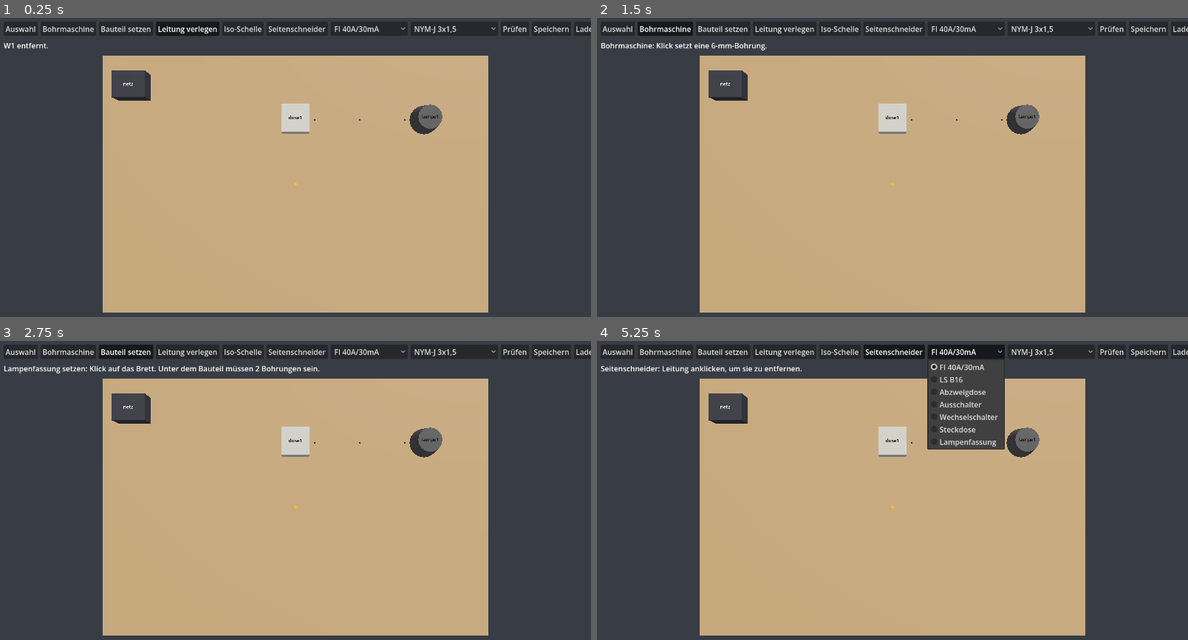
Above: before the commit, frames 1-4 (two rows, left to right).
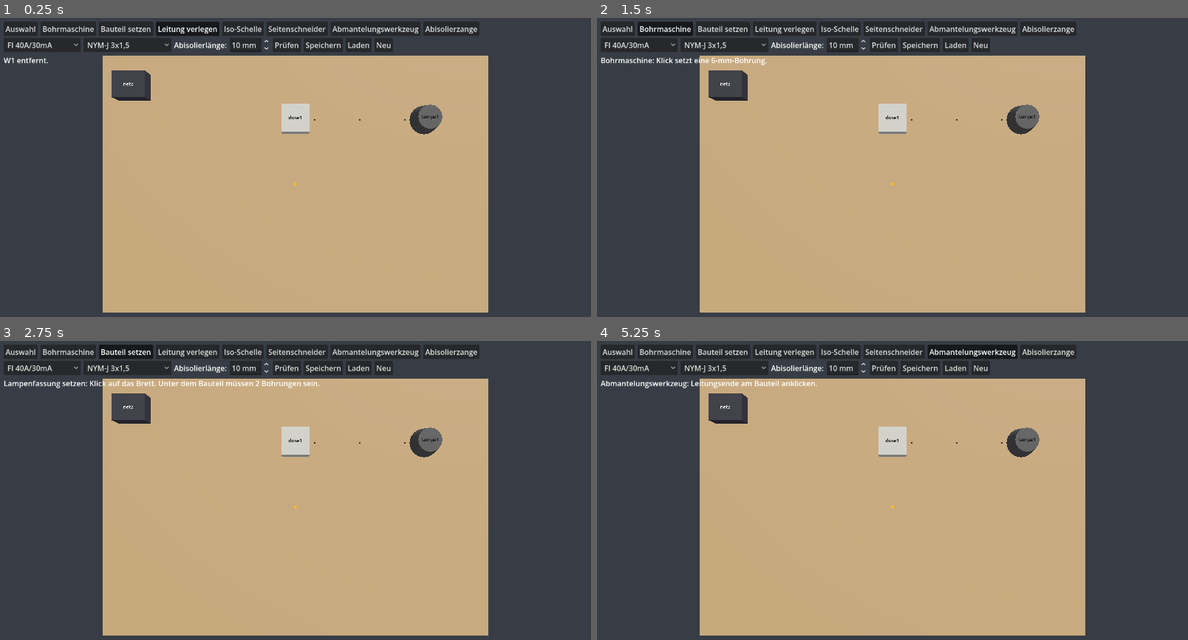
Above: after the commit, the same moments.

Repository: Colckey/ESLS
Game: Godot game, scene res://montage_test.tscn
Same seed, same stepped clock (60 frames per second), same inputs: the game is played once before the commit and once after it. This scene is started directly instead of the project's main scene.
Inputs (mouse positions are in pixels of both pictures, inside the frame that each line leads up to):
- Up to frame 1 (0.25 s): no input
- Up to frame 2 (1.5 s): click "Auswahl" at 0.5 s; click "Bohrmaschine" at 1.25 s
- Up to frame 3 (2.75 s): click "Bauteil setzen" at 2 s
- Up to frame 4 (5.25 s): click "Leitung verlegen" at 2.75 s; click "Iso-Schelle" at 3.5 s; click "Seitenschneider" at 4.25 s; click (975, 352) at 5 s, where only the run after the commit has a clickable "Abmantelungswerkzeug"

The runs differ from the first frame. In frame 1, 3.6% of the frame differs, in the area x 0-100%, y 1-16%; in frame 2, 3.8%; in frame 3, 4.1%; in frame 4, 7.0%, in the area x 0-100%, y 1-37%.

Commit message:
Abmantelungswerkzeug und Abisolierzange mit Längenwahl, Adern in Normfarben
Co-Authored-By: Claude Opus 5.5 <noreply@anthropic.com>
Claude-Session: https://claude.ai/code/session_01GUEmMBpocd23P5XHhup1sw

Diff:
--- a/scripts/montage/montage.gd
+++ b/scripts/montage/montage.gd
@@ -11,7 +11,13 @@
 const RASTER := 0.01          # 1 cm Fangraster
 const BOHR_FANG := 0.015      # Schelle/Geraet sucht Bohrung im Umkreis von 1,5 cm
 
-enum Werkzeug { AUSWAHL, BOHRER, BAUTEIL, LEITUNG, SCHELLE, SEITENSCHNEIDER }
+enum Werkzeug { AUSWAHL, BOHRER, BAUTEIL, LEITUNG, SCHELLE, SEITENSCHNEIDER, ABMANTELN, ABISOLIEREN }
+
+## Aderfarben fuer die Darstellung
+const ADERFARBE := {
+	"bn": Color(0.45, 0.25, 0.1), "bu": Color(0.1, 0.35, 0.85), "gnye": Color(0.55, 0.8, 0.1),
+	"bk": Color(0.08, 0.08, 0.08), "gy": Color(0.55, 0.55, 0.55),
+}
 
 ## Groesse (Breite, Hoehe, Tiefe in m), Farbe und Anzeigename je Geraetetyp
 const BAUTEILE := {
@@ -32,6 +38,7 @@
 var bauteil_typ := "fi"
 var leitung_typ := "NYM-J 3x1,5"
 var ausgewaehlt := ""
+var abisolier_mm := 10.0
 
 # Leitung, die gerade verlegt wird
 var verlege_start := ""
@@ -142,13 +149,19 @@
 func _ui() -> void:
 	var layer := CanvasLayer.new()
 	add_child(layer)
+	var zeilen := VBoxContainer.new()
+	zeilen.position = Vector2(8, 8)
+	layer.add_child(zeilen)
 	var leiste := HBoxContainer.new()
-	leiste.position = Vector2(8, 8)
 	leiste.add_theme_constant_override("separation", 6)
-	layer.add_child(leiste)
+	zeilen.add_child(leiste)
+	var leiste2 := HBoxContainer.new()
+	leiste2.add_theme_constant_override("separation", 6)
+	zeilen.add_child(leiste2)
 
 	for w in [[Werkzeug.AUSWAHL, "Auswahl"], [Werkzeug.BOHRER, "Bohrmaschine"], [Werkzeug.BAUTEIL, "Bauteil setzen"],
-			[Werkzeug.LEITUNG, "Leitung verlegen"], [Werkzeug.SCHELLE, "Iso-Schelle"], [Werkzeug.SEITENSCHNEIDER, "Seitenschneider"]]:
+			[Werkzeug.LEITUNG, "Leitung verlegen"], [Werkzeug.SCHELLE, "Iso-Schelle"], [Werkzeug.SEITENSCHNEIDER, "Seitenschneider"],
+			[Werkzeug.ABMANTELN, "Abmantelungswerkzeug"], [Werkzeug.ABISOLIEREN, "Abisolierzange"]]:
 		var b := Button.new()
 		b.text = w[1]
 		b.toggle_mode = true
@@ -162,7 +175,7 @@
 	bt.item_selected.connect(func(i: int) -> void:
 		bauteil_typ = SETZBAR[i]
 		_werkzeug_waehlen(Werkzeug.BAUTEIL))
-	leiste.add_child(bt)
+	leiste2.add_child(bt)
 
 	var lt := OptionButton.new()
 	var namen: Array = Circuit.LEITUNGEN.keys()
@@ -171,21 +184,33 @@
 	lt.item_selected.connect(func(i: int) -> void:
 		leitung_typ = namen[i]
 		_werkzeug_waehlen(Werkzeug.LEITUNG))
-	leiste.add_child(lt)
+	leiste2.add_child(lt)
+
+	var lbl_mm := Label.new()
+	lbl_mm.text = "Abisolierlänge:"
+	leiste2.add_child(lbl_mm)
+	var mm := SpinBox.new()
+	mm.min_value = 2
+	mm.max_value = 30
+	mm.step = 1
+	mm.value = abisolier_mm
+	mm.suffix = "mm"
+	mm.value_changed.connect(func(v: float) -> void: abisolier_mm = v)
+	leiste2.add_child(mm)
 
 	for a in [["Prüfen", _pruefen], ["Speichern", _speichern_dialog], ["Laden", _laden_dialog], ["Neu", _neues_projekt]]:
 		var b := Button.new()
 		b.text = a[0]
 		b.pressed.connect(a[1])
-		leiste.add_child(b)
+		leiste2.add_child(b)
 
 	status = Label.new()
-	status.position = Vector2(8, 48)
+	status.position = Vector2(8, 80)
 	status.add_theme_color_override("font_color", Color.WHITE)
 	layer.add_child(status)
 
 	ergebnis = RichTextLabel.new()
-	ergebnis.position = Vector2(8, 80)
+	ergebnis.position = Vector2(8, 108)
 	ergebnis.size = Vector2(520, 300)
 	ergebnis.bbcode_enabled = true
 	ergebnis.mouse_filter = Control.MOUSE_FILTER_IGNORE
@@ -239,6 +264,8 @@
 		Werkzeug.LEITUNG: _status("%s: Start-Bauteil anklicken, Eckpunkte setzen, Ziel-Bauteil anklicken. Esc bricht ab." % leitung_typ)
 		Werkzeug.SCHELLE: _status("Iso-Schelle: Auf die Leitung über einer Bohrung klicken (max. 25 cm Abstand).")
 		Werkzeug.SEITENSCHNEIDER: _status("Seitenschneider: Leitung anklicken, um sie zu entfernen.")
+		Werkzeug.ABMANTELN: _status("Abmantelungswerkzeug: Leitungsende am Bauteil anklicken.")
+		Werkzeug.ABISOLIEREN: _status("Abisolierzange (%d mm): abgemanteltes Leitungsende anklicken. Richtig sind 8 bis 12 mm." % abisolier_mm)
 
 # ---------------------------------------------------------------- Eingabe
 
@@ -298,6 +325,8 @@
 		Werkzeug.LEITUNG: _leitung_klick(p)
 		Werkzeug.SCHELLE: _schelle_setzen(p)
 		Werkzeug.SEITENSCHNEIDER: _leitung_schneiden(p)
+		Werkzeug.ABMANTELN: _abmanteln(p)
+		Werkzeug.ABISOLIEREN: _abisolieren(p)
 
 # ---------------------------------------------------------------- Werkzeuge
 
@@ -506,6 +535,52 @@
 		leitung_knoten[l.id].queue_free()
 		leitung_knoten.erase(l.id)
 	_status("%s entfernt." % l.id)
+
+## Leitungsende in der Naehe: [leitung, "start"/"ende"] oder [null, ""]
+func _leitungsende_bei(p: Vector3) -> Array:
+	var best: Array = [null, ""]
+	var best_d := 0.06
+	for l in circuit.leitungen:
+		var pts: Array = l.punkte
+		for ende in [["start", pts[0]], ["ende", pts[pts.size() - 1]]]:
+			var d := (ende[1] as Vector3).distance_to(p)
+			if d < best_d:
+				best_d = d
+				best = [l, ende[0]]
+	return best
+
+func _abmanteln(p: Vector3) -> void:
+	var e := _leitungsende_bei(p)
+	if e[0] == null:
+		_status("Kein Leitungsende in der Nähe (Bauteil anklicken, an dem die Leitung endet).")
+		return
+	var l: Dictionary = e[0]
+	if l.abgemantelt[e[1]]:
+		_status("%s ist an diesem Ende schon abgemantelt." % l.id)
+		return
+	l.abgemantelt[e[1]] = true
+	_leitung_zeichnen(l)
+	_status("%s abgemantelt (%s). Jetzt die Adern abisolieren." % [l.id, l.get(e[1] + "_geraet", "")])
+
+func _abisolieren(p: Vector3) -> void:
+	var e := _leitungsende_bei(p)
+	if e[0] == null:
+		_status("Kein Leitungsende in der Nähe.")
+		return
+	var l: Dictionary = e[0]
+	if not l.abgemantelt[e[1]]:
+		_status("Erst abmanteln! Mit der Abisolierzange kommt man nicht durch den Mantel.")
+		return
+	var feld := "abisoliert_von" if e[1] == "start" else "abisoliert_nach"
+	for a in l.adern:
+		a[feld] = abisolier_mm
+	_leitung_zeichnen(l)
+	var hinweis := ""
+	if abisolier_mm < Circuit.ABISOLIERLAENGE.x:
+		hinweis = " Achtung: zu kurz, die Klemme fasst evtl. nur die Isolierung."
+	elif abisolier_mm > Circuit.ABISOLIERLAENGE.y:
+		hinweis = " Achtung: zu lang, blankes Kupfer schaut aus der Klemme."
+	_status("%s: Adern %d mm abisoliert.%s" % [l.id, abisolier_mm, hinweis])
 
 # ---------------------------------------------------------------- Pruefen / Datei
 
@@ -622,8 +697,40 @@
 		sm.material_override = mat_schelle
 		sm.position = (s as Vector3) + Vector3(0, 0, r)
 		knoten.add_child(sm)
+	_adern_zeichnen(knoten, l, "start", r)
+	_adern_zeichnen(knoten, l, "ende", r)
 	add_child(knoten)
 	leitung_knoten[l.id] = knoten
+
+## Abgemanteltes Ende: Adern faechern 4 cm vor dem Geraet auf, abisolierte Spitzen in Kupfer
+func _adern_zeichnen(knoten: Node3D, l: Dictionary, ende: String, r: float) -> void:
+	if not l.abgemantelt.get(ende, false):
+		return
+	var pts: Array = l.punkte
+	if pts.size() < 2:
+		return
+	var spitze: Vector3 = pts[0] if ende == "start" else pts[pts.size() - 1]
+	var davor: Vector3 = pts[1] if ende == "start" else pts[pts.size() - 2]
+	var dir := (spitze - davor).normalized()
+	var seite := dir.cross(Vector3(0, 0, 1)).normalized()
+	var feld := "abisoliert_von" if ende == "start" else "abisoliert_nach"
+	var n: int = l.adern.size()
+	var kupfer := _mat(Color(0.85, 0.5, 0.25), 0.3)
+	for i in range(n):
+		var a: Dictionary = l.adern[i]
+		var versatz := seite * (float(i) - (n - 1) / 2.0) * 0.006
+		var von := spitze - dir * 0.05 + Vector3(0, 0, r)
+		var bis := spitze - dir * 0.012 + versatz + Vector3(0, 0, r + 0.004)
+		var mi := MeshInstance3D.new()
+		mi.mesh = _rohr([von, bis], 0.0014)
+		mi.material_override = _mat(ADERFARBE.get(a.farbe, Color.BLACK), 0.5)
+		knoten.add_child(mi)
+		var mm: float = a.get(feld, 0.0)
+		if mm > 0.0:
+			var cu := MeshInstance3D.new()
+			cu.mesh = _rohr([bis, bis + dir * mm / 1000.0], 0.0009)
+			cu.material_override = kupfer
+			knoten.add_child(cu)
 
 ## Rohr entlang der Punkte (auf dem Brett aufliegend)
 func _rohr(punkte: Array, r: float) -> ArrayMesh:
--- a/scripts/montage/montage_test.gd
+++ b/scripts/montage/montage_test.gd
@@ -38,6 +38,19 @@
 	for f in r.fehler:
 		if "Schelle" in f: schellenfehler = true
 	_check("Schellenabstand in Ordnung", not schellenfehler)
+	# Abmanteln / Abisolieren
+	m._abisolieren(Vector3(0.0, 0.2, 0))
+	_check("Abisolieren vor Abmanteln abgelehnt", l.adern[0].abisoliert_von == 0.0)
+	m._abmanteln(Vector3(0.0, 0.2, 0))
+	_check("Start abgemantelt", l.abgemantelt.start and not l.abgemantelt.ende)
+	m.abisolier_mm = 10.0
+	m._abisolieren(Vector3(0.0, 0.2, 0))
+	_check("Adern am Start 10 mm abisoliert", l.adern[2].abisoliert_von == 10.0 and l.adern[2].abisoliert_nach == 0.0)
+	m._abmanteln(Vector3(0.4, 0.2, 0))
+	m.abisolier_mm = 20.0
+	m._abisolieren(Vector3(0.4, 0.2, 0))
+	var r2: Dictionary = m.circuit.pruefen()
+	_check("Zu lang abisoliert wird erst beim Anklemmen geprüft (noch keine Klemme)", r2.fehler.filter(func(f): return "zu lang" in f).is_empty())
 	# Speichern / Laden
 	var pfad := "user://montage_test.esim"
 	_check("Speichern", Projektdatei.speichern(m.circuit, pfad) == OK)
Not shown, changed: ROADMAP.md
